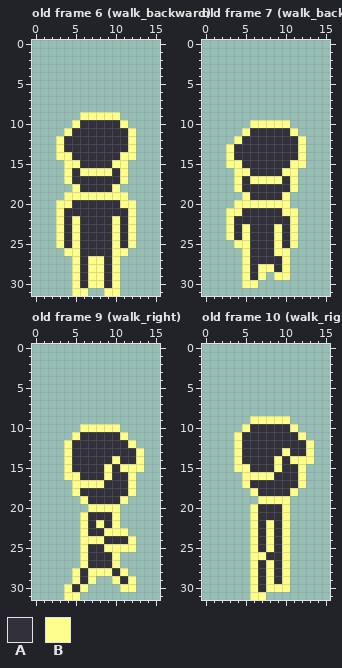
Two versions of one pixel-art file, PayItForward/Sprites/player.aseprite. Above: the version before the commit.
16x32 pixels, 32 frames. Shown: old frame 6 (walk_backward), old frame 7 (walk_backward), old frame 9 (walk_right), old frame 10 (walk_right). The commit also changed other frames, which this record leaves out.
Visible layers, top first: "Layer 3", "Layer 2".
Palette (. is transparent): A #32313b  B #fdfe89
Pixels before, old frame 6 (walk_backward), first column x 3:
 9 ...BBBBB..
10 ..BAAAAAB.
11 .BAAAAAAAB
12 BAAAAAAAAB
13 BAAAAAAAAB
14 BBAAAAAABB
15 .BBAAAABB.
16 .BABBBBAB.
17 .BAAAAAAB.
18 ..BAAAAB..
19 .BBBBBBBB.
20 BBAAAAAABB
21 BAAAAAAAAB
22 BABAAAABAB
23 BABAAAABAB
24 BABAAAABAB
25 BABAAAABAB
26 .BBAAAABB.
27 ..BABBAB..
28 ..BABBAB..
29 ..BABBAB..
30 ..BABBAB..
31 ..BB..BB..
Pixels before, old frame 7 (walk_backward), first column x 3:
10 ...BBBBB..
11 ..BAAAAAB.
12 .BAAAAAAAB
13 BAAAAAAAAB
14 BAAAAAAAAB
15 BBAAAAAABB
16 .BBAAAABB.
17 .BABBBBAB.
18 .BAAAAAAB.
19 ..BAAAAB..
20 .BBBBBBB..
21 BBAAAAABB.
22 BAAAAAAAB.
23 BABAAABAB.
24 BABAAABAB.
25 .BBAAABAB.
26 ..BAAABB..
27 ..BAAAAB..
28 ..BABBAB..
29 ..BAB.BB..
30 ..BB......
Pixels before, old frame 9 (walk_right), first column x 4:
10 ..BBBBB...
11 .BAAAAAB..
12 BAAAAAAAB.
13 BAAAAAAAAB
14 BAAAAABAAB
15 BAAAABABBB
16 BBAAABAAB.
17 .BBBBAAAB.
18 .BAAAAAAB.
19 ..BAAAAB..
20 ...BBBB...
21 ..BAAAB...
22 ..BABAB...
23 ..BAABBB..
24 ..BBBAAAB.
25 ..BAABBBB.
26 ..BAAAB...
27 ..BAAAB...
28 .BABBBAB..
29 .BAB..BAB.
30 BAB....BB.
31 BB........
Pixels before, old frame 10 (walk_right), first column x 4:
 9 ..BBBBB...
10 .BAAAAAB..
11 BAAAAAAAB.
12 BAAAAAAAAB
13 BAAAAABAAB
14 BAAAABABBB
15 BBAAABAAB.
16 .BBBBAAAB.
17 .BAAAAAAB.
18 ..BAAAAB..
19 ...BBBB...
20 ..BAAAB...
21 ..BAAAB...
22 ..BABAB...
23 ..BABAB...
24 ..BABAB...
25 ..BABAB...
26 ..BBAAB...
27 ..BABAB...
28 ..BABAB...
29 ..BABAB...
30 ..BABBB...
31 ..BB......
New version:
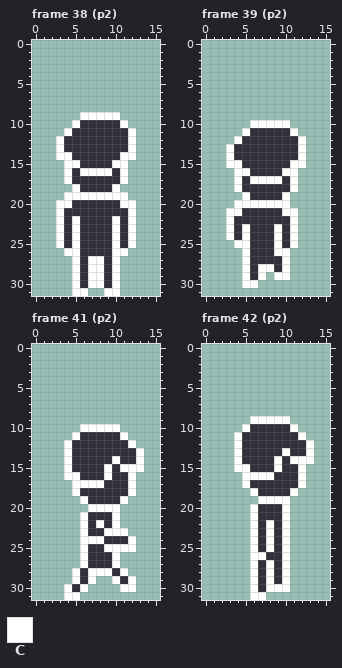
Colours new in this view: C #ffffff
A new or re-ordered frame is compared with the old frame closest to it.
Diff:
frames 32 -> 128
Changed rows in their new state; - is an unchanged pixel.
Frame 38 (p2) is new; against old frame 6 (walk_backward), layers "Layer 3", "Layer 2":
first column x 3:
 9 ---CCCCC--
10 --C-----C-
11 -C-------C
12 C--------C
13 C--------C
14 CC------CC
15 -CC----CC-
16 -C-CCCC-C-
17 -C------C-
18 --C----C--
19 -CCCCCCCC-
20 CC------CC
21 C--------C
22 C-C----C-C
23 C-C----C-C
24 C-C----C-C
25 C-C----C-C
26 -CC----CC-
27 --C-CC-C--
28 --C-CC-C--
29 --C-CC-C--
30 --C-CC-C--
31 --CC--CC--
Frame 39 (p2) is new; against old frame 7 (walk_backward), layers "Layer 3", "Layer 2":
first column x 3:
10 ---CCCCC--
11 --C-----C-
12 -C-------C
13 C--------C
14 C--------C
15 CC------CC
16 -CC----CC-
17 -C-CCCC-C-
18 -C------C-
19 --C----C--
20 -CCCCCCC--
21 CC-----CC-
22 C-------C-
23 C-C---C-C-
24 C-C---C-C-
25 -CC---C-C-
26 --C---CC--
27 --C----C--
28 --C-CC-C--
29 --C-C-CC--
30 --CC------
Frame 41 (p2) is new; against old frame 9 (walk_right), layers "Layer 3", "Layer 2":
first column x 4:
10 --CCCCC---
11 -C-----C--
12 C-------C-
13 C--------C
14 C-----C--C
15 C----C-CCC
16 CC---C--C-
17 -CCCC---C-
18 -C------C-
19 --C----C--
20 ---CCCC---
21 --C---C---
22 --C-C-C---
23 --C--CCC--
24 --CCC---C-
25 --C--CCCC-
26 --C---C---
27 --C---C---
28 -C-CCC-C--
29 -C-C--C-C-
30 C-C----CC-
31 CC--------
Frame 42 (p2) is new; against old frame 10 (walk_right), layers "Layer 3", "Layer 2":
first column x 4:
 9 --CCCCC---
10 -C-----C--
11 C-------C-
12 C--------C
13 C-----C--C
14 C----C-CCC
15 CC---C--C-
16 -CCCC---C-
17 -C------C-
18 --C----C--
19 ---CCCC---
20 --C---C---
21 --C---C---
22 --C-C-C---
23 --C-C-C---
24 --C-C-C---
25 --C-C-C---
26 --CC--C---
27 --C-C-C---
28 --C-C-C---
29 --C-C-C---
30 --C-CCC---
31 --CC------
